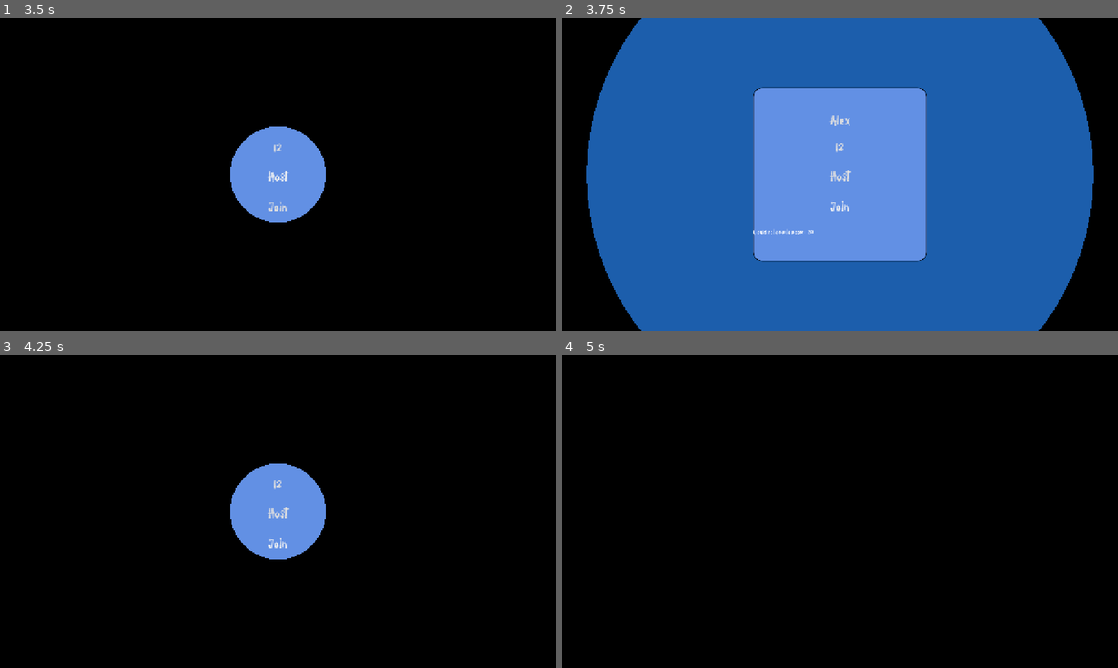
Above: before the commit, frames 1-4 (two rows, left to right).
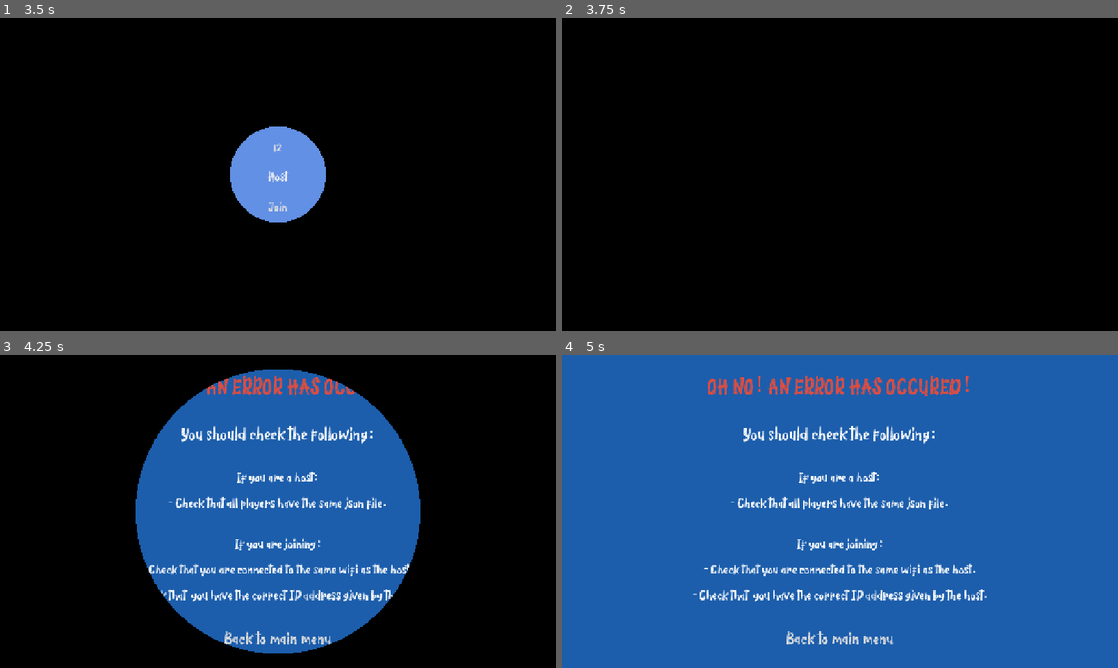
Above: after the commit, the same moments.

Repository: Haydara1/Heads-Up
Game: Godot game, scene res://scenes/Main-menu.tscn
The game is run twice, just before and just after one commit, with the same random seed, the same clock (stepped at 60 frames per second) and the same inputs.
Inputs (mouse positions are in pixels of both pictures, inside the frame that each line leads up to):
- Up to frame 1 (3.5 s): click "Play!" at 0.5 s; click "Play!" at 1.25 s; click (278, 121) at 2.02 s; type "Alex" at 2.1 s; click (278, 149) at 2.25 s; type "12" at 2.33 s; click "Host" at 2.75 s
- Up to frame 2 (3.75 s): click "Join" at 3.5 s
- Up to frame 3 (4.25 s): no input
- Up to frame 4 (5 s): no input

Frame 1 is identical in both runs. In frame 2, 85% of the frame differs, in the area x 4-96%, y 0-100%; in frame 3, 37%; in frame 4, 100%, in the area x 0-100%, y 0-100%.
Error after the commit: Cannot call method 'change_scene_to_file' on a null value. (res://scripts/lobby.gd:49)

Commit message:
Connected error page to code errors

Diff:
--- a/NetworkManager.gd
+++ b/NetworkManager.gd
@@ -22,6 +22,7 @@
 	var peer := ENetMultiplayerPeer.new()
 	var error := peer.create_server(PORT, MAX_CLIENTS)
 	if error != OK:
+		get_tree().change_scene_to_file("res://scenes/error.tscn")
 		return error
 
 	multiplayer.multiplayer_peer = peer
@@ -35,6 +36,7 @@
 	var peer := ENetMultiplayerPeer.new()
 	var error := peer.create_client(ip.strip_edges(), PORT)
 	if error != OK:
+		get_tree().change_scene_to_file("res://scenes/error.tscn")
 		return error
 
 	multiplayer.multiplayer_peer = peer
--- a/scripts/lobby.gd
+++ b/scripts/lobby.gd
@@ -46,7 +46,7 @@
 	var error := NetworkManager.host_game(name_input.text)
 
 	if error != OK:
-		status_label.text = "Could not create room: " + str(error)
+		get_tree().change_scene_to_file("res://scenes/error.tscn")
 		return
 
 	var tree := get_tree()
@@ -82,6 +82,7 @@
 
 	if error != OK:
 		status_label.text = "Could not connect: " + str(error)
+		get_tree().change_scene_to_file("res://scenes/error.tscn")
 
 func _on_status(message: String) -> void:
 	status_label.text = message
